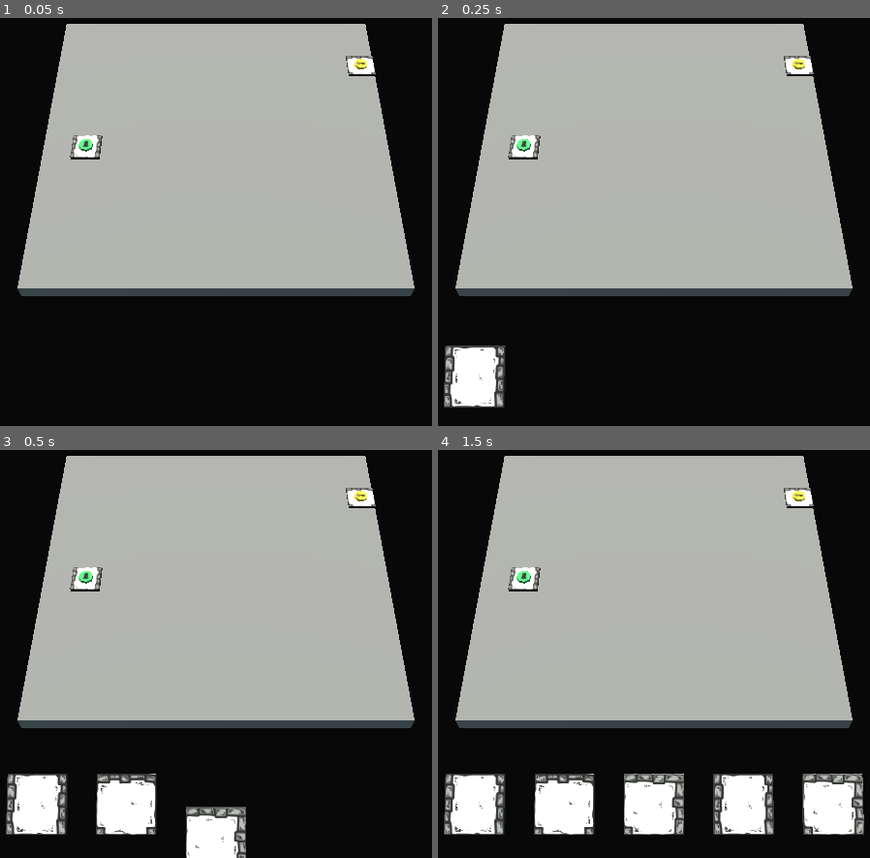
Above: before the commit, frames 1-4 (two rows, left to right).
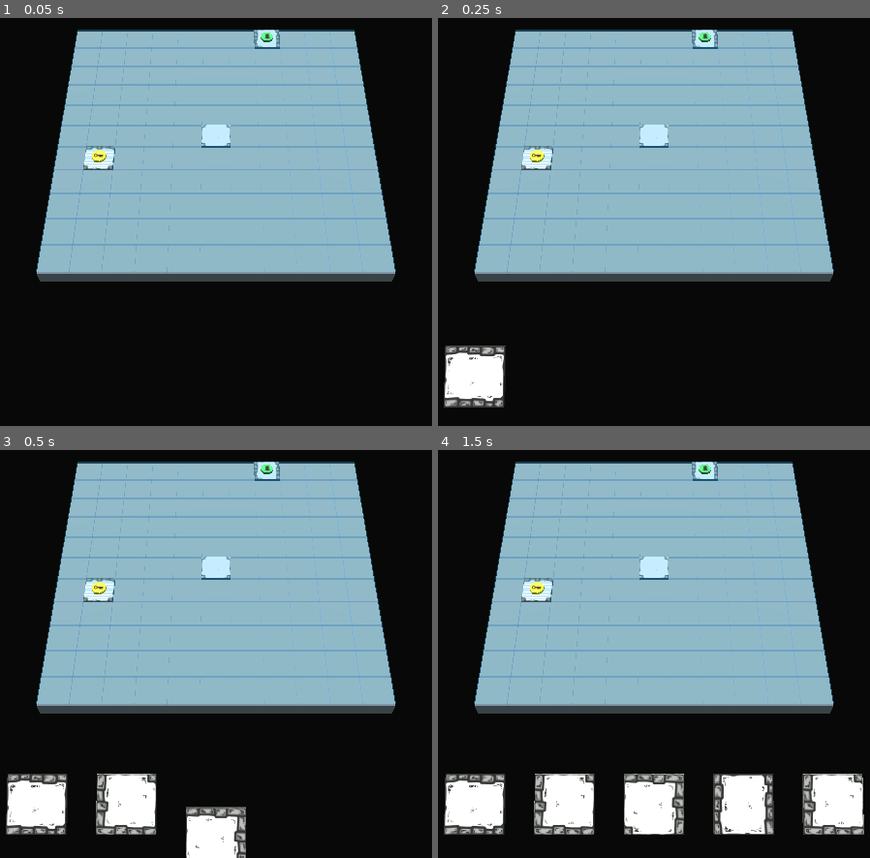
Above: after the commit, the same moments.

Repository: Cybierre-Koffee-Studio/GameOff2023
Game: Godot game, scene res://scenes/main.tscn
Two runs of this game, one before a commit and one after it. Both use one fixed random seed, a clock stepped at 60 frames per second and the inputs below.
Inputs (mouse positions are in pixels of both pictures, inside the frame that each line leads up to):
- Up to frame 1 (0.05 s): no input
- Up to frame 2 (0.25 s): no input
- Up to frame 3 (0.5 s): no input
- Up to frame 4 (1.5 s): tap Enter (ui_accept) at 0.5, 0.77, 1.25 s; move the mouse to (822, 617) at 0.52 s; hold D (AllerADroite) 0.53-1.28 s; tap R (rotate_tile) at 0.6 s; click (822, 617) at 0.67 s; move the mouse to (498, 662) at 1.27 s; hold Down (ui_down) from 1.28 s (still down); tap S (Reculer) at 1.35 s

The runs differ from the first frame. In frame 1, 54% of the frame differs, in the area x 4-96%, y 1-69%; in frame 2, 55%; in frame 3, 56%; in frame 4, 57%, in the area x 1-99%, y 1-95%.
Error before the commit: Cannot call method 'set_trans' on a null value. (res://scenes/board/board.gd:45)

Commit message:
blocage de la rotation + plateau de 11 cases + tuile de départ

Diff:
--- a/godot/scenes/board/board.gd
+++ b/godot/scenes/board/board.gd
@@ -5,7 +5,7 @@
 var tileSlotScene = preload("res://scenes/board/tile_slot.tscn")
 var keyTokenScene = preload("res://scenes/tokens/key_token.tscn")
 var exitTokenScene = preload("res://scenes/tokens/exit_token.tscn")
-var GRID_SIZE = 12
+var GRID_SIZE = 11
 var currentTileRotation = 0
 
 const tile_template_center = preload("res://scenes/tiles/tile_center.tscn")
@@ -16,33 +16,38 @@
 const possible_tiles : Array[PackedScene] = [tile_template_center, tile_template_corner, tile_template_corridor, tile_template_straight]
 
 func _ready():
+    $Mesh.scale = Vector3(GRID_SIZE, 0.5, GRID_SIZE)
     for i in GRID_SIZE*GRID_SIZE:
         var tileSlot: Node3D = tileSlotScene.instantiate()
-        tileSlot.position.x = i/GRID_SIZE - GRID_SIZE/2 + 0.5
-        tileSlot.position.z = i%GRID_SIZE - GRID_SIZE/2 + 0.5
+        tileSlot.position.x = i/GRID_SIZE - GRID_SIZE/2
+        tileSlot.position.z = i%GRID_SIZE - GRID_SIZE/2
         tileSlot.position.y = 0.5
         tileSlot.connect("add_tile", on_add_tile)
         add_child(tileSlot)
     # placement de la tuile clé
     var keyTile = possible_tiles.pick_random().instantiate()
-    keyTile.position = Vector3(randi_range(-GRID_SIZE/2, GRID_SIZE/2-1) + 0.5, 0.5, randi_range(-GRID_SIZE/2, GRID_SIZE/2-1) + 0.5)
+    keyTile.position = Vector3(randi_range(-GRID_SIZE/2, GRID_SIZE/2-1), 0.5, randi_range(-GRID_SIZE/2, GRID_SIZE/2-1))
     add_child(keyTile)
     var keyToken = keyTokenScene.instantiate()
     keyToken.position = Vector3(keyTile.position.x, keyTile.position.y + 0.1, keyTile.position.z)
     add_child(keyToken)
     # placement de la tuile sortie
     var exitTile = possible_tiles.pick_random().instantiate()
-    exitTile.position = Vector3(randi_range(-GRID_SIZE/2, GRID_SIZE/2-1) + 0.5, 0.5, randi_range(-GRID_SIZE/2, GRID_SIZE/2-1) + 0.5)
+    exitTile.position = Vector3(randi_range(-GRID_SIZE/2, GRID_SIZE/2-1), 0.5, randi_range(-GRID_SIZE/2, GRID_SIZE/2-1))
     add_child(exitTile)
     var exitToken = exitTokenScene.instantiate()
     exitToken.position = Vector3(exitTile.position.x, exitTile.position.y + 0.1, exitTile.position.z)
     add_child(exitToken)
+    # placement de la tuile de départ
+    var startTile = possible_tiles.pick_random().instantiate()
+    startTile.position = Vector3(0, 0.5, 0)
+    add_child(startTile)
 
-func _process(delta):
-    if Input.is_action_just_pressed("rotate_tile"):
-        currentTileRotation -= deg_to_rad(90.0)
-        var tween = create_tween()
-        tween.tween_property(GlobalVars.selected_tile_copy, "rotation:y", currentTileRotation, 0.3).set_trans(Tween.TRANS_BACK).set_ease(Tween.EASE_IN_OUT)
+#func _process(delta):
+#    if Input.is_action_just_pressed("rotate_tile"):
+#        currentTileRotation -= deg_to_rad(90.0)
+#        var tween = create_tween()
+#        tween.tween_property(GlobalVars.selected_tile_copy, "rotation:y", currentTileRotation, 0.3).set_trans(Tween.TRANS_BACK).set_ease(Tween.EASE_IN_OUT)
 
 func on_add_tile(src):
     var tuile = GlobalVars.selected_tile_copy
--- a/godot/scenes/board/tile_slot.gd
+++ b/godot/scenes/board/tile_slot.gd
@@ -9,8 +9,9 @@
 
 # Called when the node enters the scene tree for the first time.
 func _ready():
+
     material = StandardMaterial3D.new()
-    material.albedo_color = COLOR_BLUR
+    material.albedo_color = COLOR_FOCUS
     material.transparency = BaseMaterial3D.TRANSPARENCY_ALPHA
     $Mesh.set_surface_override_material(0,material)
 
--- a/godot/scenes/hand/hand.gd
+++ b/godot/scenes/hand/hand.gd
@@ -10,6 +10,8 @@
 
 const possible_tiles : Array[PackedScene] = [tile_template_center, tile_template_corner, tile_template_corridor, tile_template_straight]
 var current_hand : Array[Tile]  = []
+
+const rotations = [0, 90, 180, 270]
 
 @onready var tile_markers : Array[Node3D] = [$Tile1, $Tile2, $Tile3, $Tile4, $Tile5]
 
@@ -33,6 +35,7 @@
         tile.connect("select_tile", on_select_tile)
         tile.position = Vector3(marker.position.x, marker.position.y, marker.position.z)
         tile.position.z += 30
+        tile.rotation.y = deg_to_rad(rotations.pick_random())
         tile.scale = Vector3(2,2,2)
         current_hand.append(tile)
         add_child(tile)
